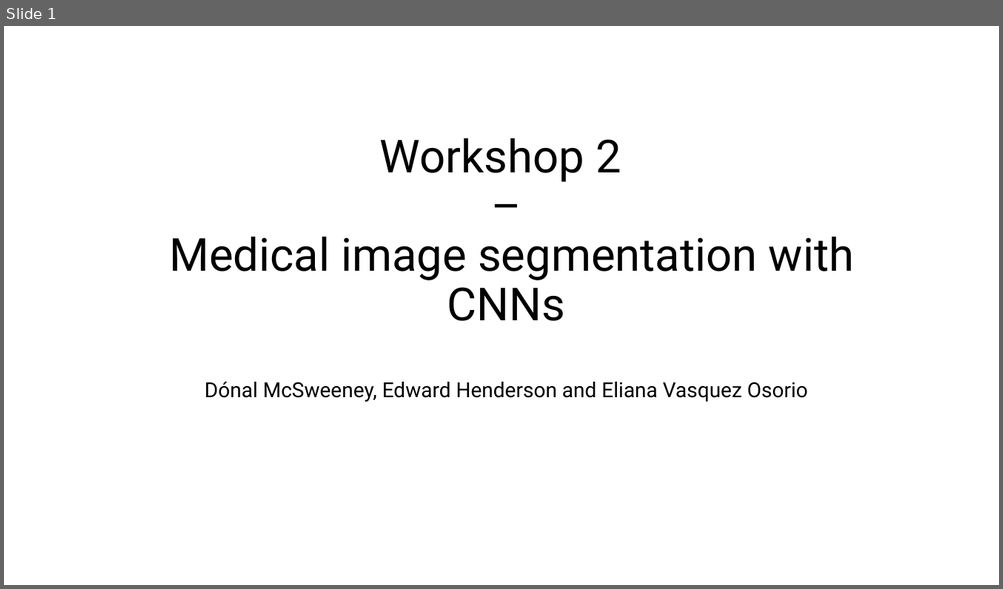
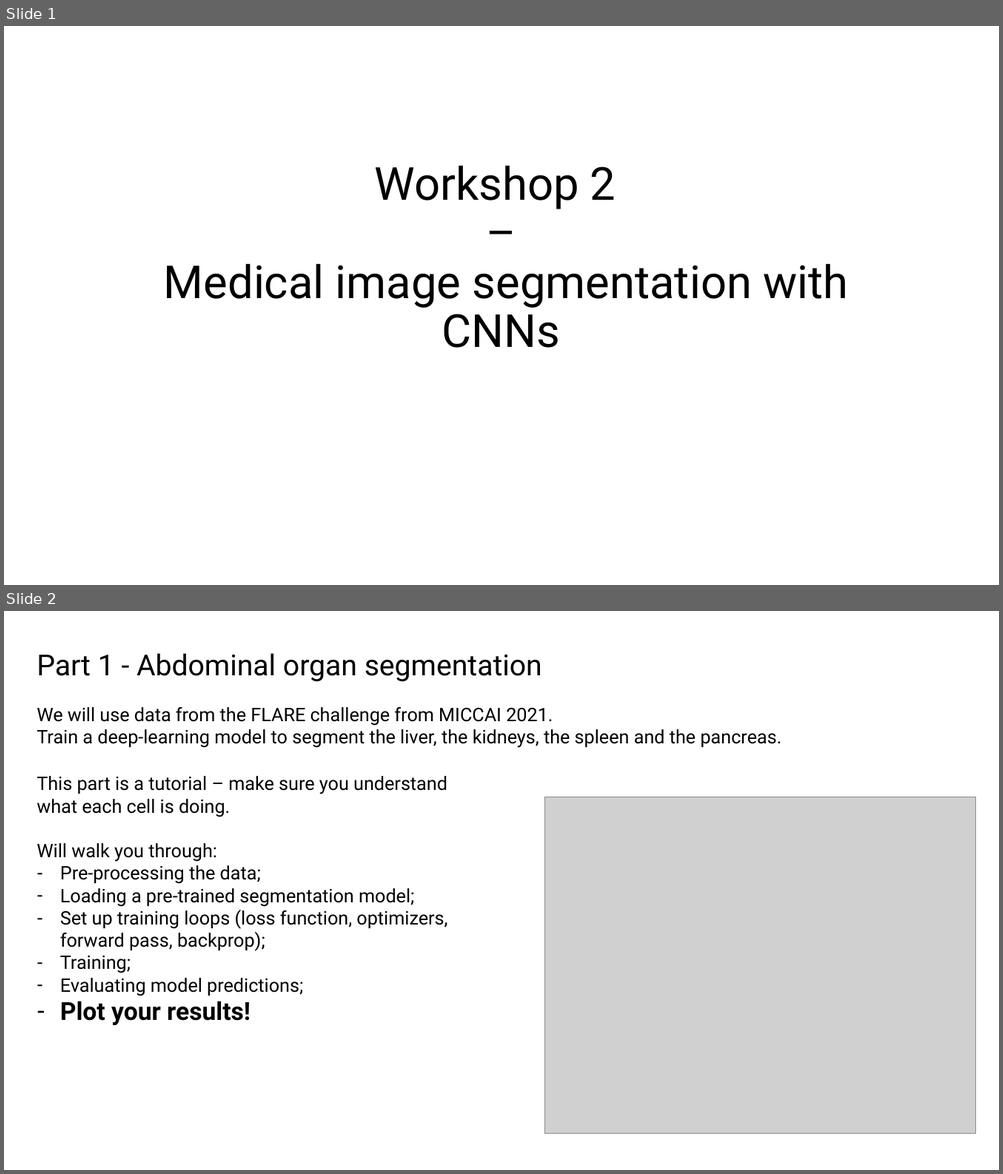
Before and after one commit to rrr-uom-projects/autoseg_workshop_2023, a slide deck: Workshop2_intro.pptx. Shown one above the other, each under a label of ours: slide 1 before the commit, slides 1 and 2 after it. The pictures are 1003x589 and 1003x1174 pixels, drawn with LibreOffice and Linux fonts; fonts in the diff are those of the drawing; grey boxes stand for pictures. Boxes give left, top, right and bottom in pixels: in the first picture for what was removed or moved away, otherwise in the second. Text is boxed around its words. In the diff, an @@ line names an element or a change of style, - is before the commit and + after.

```diff
--- a/Workshop2_intro.pptx
+++ b/Workshop2_intro.pptx
@@ slide 2 added at (4,611,999,1170), background #FFFFFF @@
@@ text added at (37,653,542,681), 28 pt, text #000000 @@
+Part 1 - Abdominal organ segmentation
@@ text added at (37,707,782,748), 18 pt, text #000000 @@
+We will use data from the FLARE challenge from MICCAI 2021.
+Train a deep-learning model to segment the liver, the kidneys, the spleen and the pancreas.
@@ text added at (37,776,447,1025), 18 pt, text #000000 @@
+This part is a tutorial – make sure you understand what each cell is doing.
+Will walk you through:
+– Pre-processing the data;
+– Loading a pre-trained segmentation model;
+– Set up training loops (loss function, optimizers, forward pass, backprop);
+– Training;
+– Evaluating model predictions;
+– Plot your results!
@@ picture added at (545,797,976,1133) @@
@@ slide 1 changed as well @@
@@ title at (164,165,848,348): text changed; size 20 to 44 pt @@
-Workshop 2
-–
-Medical image segmentation with CNNs
-Dónal McSweeney, Edward Henderson and Eliana Vasquez Osorio
+Workshop 2
+–
+Medical image segmentation with CNNs
```
Also in this commit, not shown: 3 other slides added, 1 slide removed.
